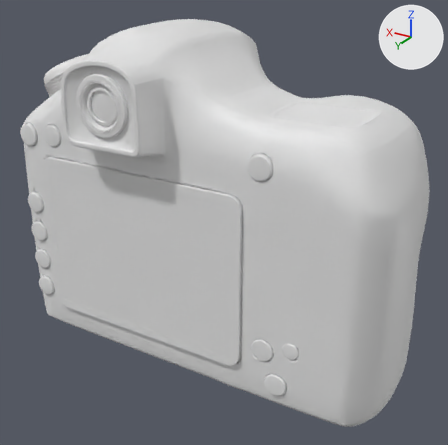
What one commit did to the Blender file DSLR Nikon D850.blend.
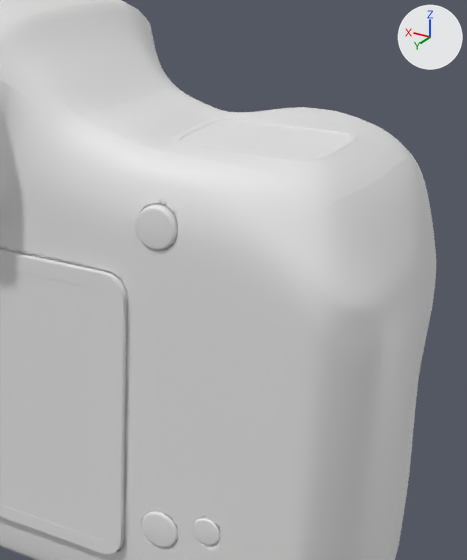
Each version is shown whole from a 50 mm lens placed at (-3.34, 5.37, 2.35), pointed at (-0.04, -0.13, -0.4), then close up on the part from 37% to 100% of the width and 7% to 83% of the height. Arrows for +X, +Y and +Z are at upper right; the lights stay in place.

Before the edit, the objects in view are built like this:
```python
me_cube = bpy.data.meshes.new('Cube')
me_cube.from_pydata(...)  # 2084 vertices, 2075 faces; spans x -2.12..2.12, y -2.02..0.42, z -1.32..2.25
me_cube.polygons.foreach_set('use_smooth', [True] * 2075)
me_cube_003 = bpy.data.meshes.new('Cube.003')
me_cube_003.from_pydata(...)  # 200 vertices, 182 faces; spans x -1.2..1.2, y -1.0..1.0, z -0.89..0.89
me_cube_003.polygons.foreach_set('use_smooth', [True] * 182)
me_cylinder_002 = bpy.data.meshes.new('Cylinder.002')
me_cylinder_002.from_pydata(...)  # 1940 vertices, 2240 faces; spans x -3.22..0.12, y -1.74..0.63, z 0.0..0.06
me_cylinder_002.polygons.foreach_set('use_smooth', [True] * 2240)
ob_buttons = bpy.data.objects.new('Buttons', me_cylinder_002)
ob_buttons.location = (1.737, 0.964, 0.195)
ob_buttons.rotation_euler = (1.571, 0.0, 0.0)  # degrees (90, 0, 0)
ob_camera = bpy.data.objects.new('Camera', me_cube)
ob_camera.location = (-0.11, 0.845, -0.481)
_m = ob_camera.modifiers.new('Subdivision', 'SUBSURF')
_m.levels = 3
_m.render_levels = 4
_m.adaptive_pixel_size = 1.06
_m = ob_camera.modifiers.new('Boolean', 'BOOLEAN')
_m.object = ob_buttons_001
_m = ob_camera.modifiers.new('Boolean.001', 'BOOLEAN')
_m.object = ob_screen_001
ob_screen = bpy.data.objects.new('Screen', me_cube_003)
ob_screen.location = (0.331, 0.953, -0.472)
ob_screen.scale = (1.0, 0.034, 1.0)
```
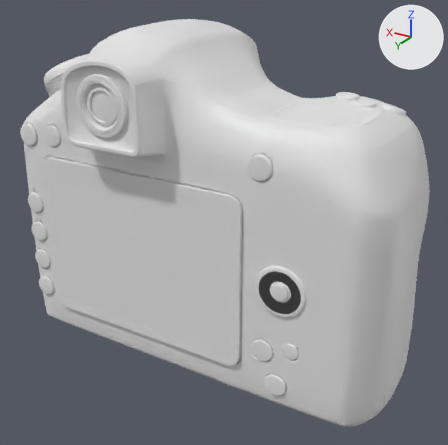
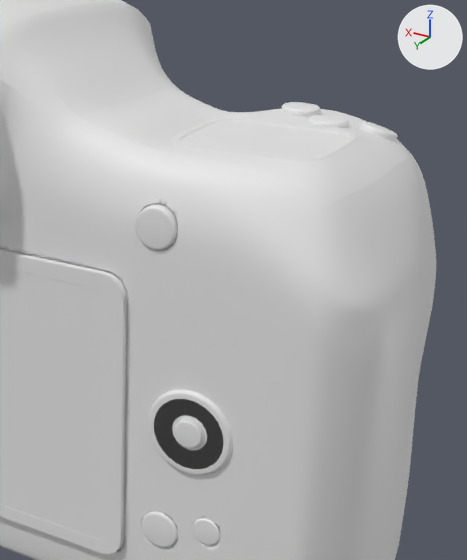
What differs and where, as boxes [x1, y1, x2, y2] in the close-ups (467 x 560 px):
'Buttons', reshaped
    before: [135, 204, 220, 548]
    after: [135, 102, 398, 548]
part 1 of me_cylinder_002, added
    after: [357, 121, 398, 142]
part 2 of me_cylinder_002, added
    after: [281, 102, 321, 117]
part 3 of me_cylinder_002, added
    after: [149, 389, 233, 475]
part 4 of me_cylinder_002, added
    after: [308, 115, 349, 128]

The change in detail:
me_cylinder_002 is used by ob_buttons; location (1.737, 0.964, 0.195); rotation (1.571, 0.0, 0.0), in degrees (90, 0, 0).
me_cylinder_002 had 1940 vertices, 2240 faces and spanned x -3.22..0.12, y -1.74..0.63, z 0.0..0.06.
me_cylinder_002 now has 2909 vertices, 3328 faces and spans x -3.56..0.12, y -1.74..0.9, z -0.02..1.63.
me_cylinder_002 part 1: the loose piece of 194 vertices spanning x -2.89..-2.66, y 0.4..0.63, z 0.0..0.06 is copied, and the copy is multiplied about its middle by the matrix ((0.934, -0.241, 0.262), (0.202, -0.249, -0.947), (0.294, 0.938, -0.184)), then moved by (-0.67, 0.28, 1.43); it spans x -3.56..-3.32, y 0.73..0.86, z 1.34..1.58.
me_cylinder_002 part 2: the loose piece of 194 vertices spanning x -2.89..-2.66, y 0.4..0.63, z 0.0..0.06 is copied, and the copy is turned 90 degrees about the x axis through its middle, then moved by (-0.18, 0.34, 1.48); it spans x -3.07..-2.84, y 0.82..0.9, z 1.39..1.63.
me_cylinder_002 part 3: a new loose piece of 386 vertices spanning x -3.28..-2.74, y -0.87..-0.32, z -0.02..0.06.
me_cylinder_002 part 4: a new loose piece of 194 vertices spanning x -3.3..-3.07, y 0.81..0.88, z 1.23..1.46.
